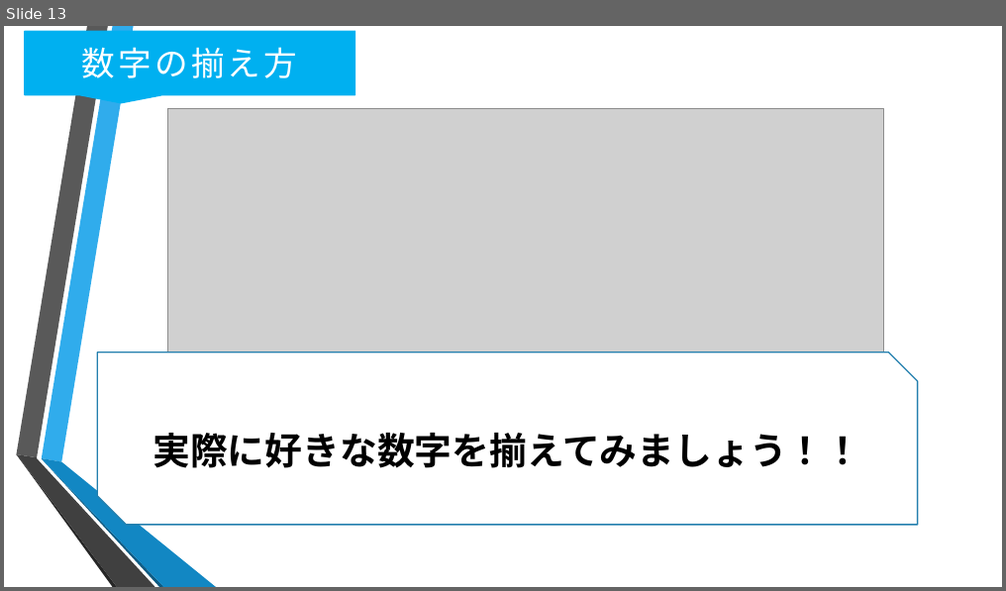
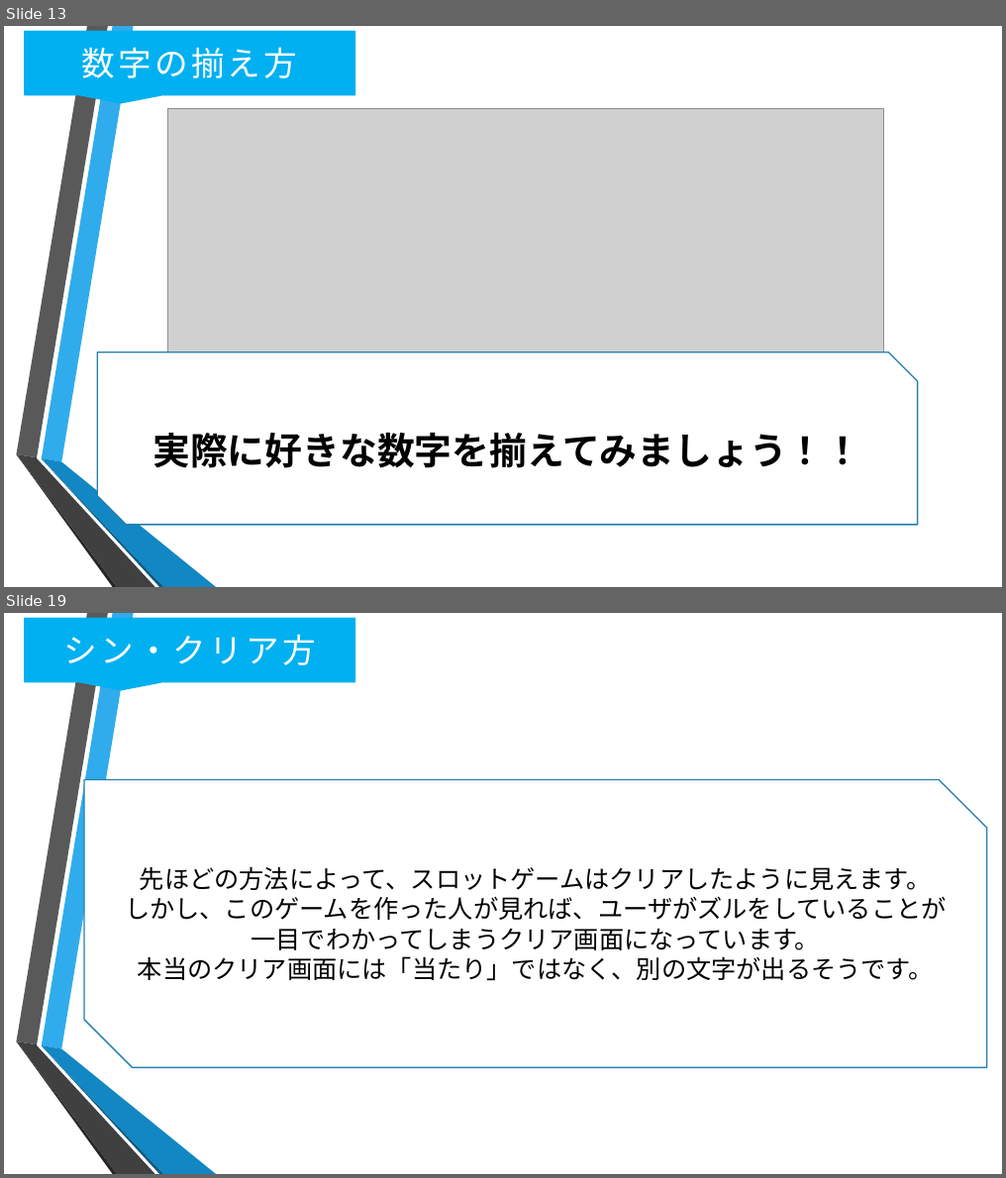
Before and after one commit to oono22/-, a slide deck: S-Learning Docment/S-Learn/狩り借り仮.pptx. Shown one above the other, each under a label of ours: slide 13 before the commit, slides 13 and 19 after it; the slides between them are not shown. The pictures are 1006x591 and 1006x1178 pixels, drawn with LibreOffice and Linux fonts; fonts in the diff are those of the drawing; grey boxes stand for pictures; background and template pictures are left out. Boxes give left, top, right and bottom in pixels: in the first picture for what was removed or moved away, otherwise in the second. Text is boxed around its words. In the diff, an @@ line names an element or a change of style, - is before the commit and + after.

```diff
--- a/S-Learning Docment/S-Learn/狩り借り仮.pptx
+++ b/S-Learning Docment/S-Learn/狩り借り仮.pptx
@@ slide 19 added at (4,613,1002,1174), background picture (left out); not listed: 6 template elements that a slide beside it also shows @@
@@ speech box added at (25,618,355,682), fill #00B0F0, outline #00B0F0 1.25 pt, 32 pt, text #FFFFFF @@
+シン・クリア方
@@ snip diag rect added at (84,780,987,1068), fill #FFFFFF, outline #247FAF 1.25 pt, 24 pt, text #000000 @@
+先ほどの方法によって、スロットゲームはクリアしたように見えます。
+しかし、このゲームを作った人が見れば、ユーザがズルをしていることが一目でわかってしまうクリア画面になっています。
+本当のクリア画面には「当たり」ではなく、別の文字が出るそうです。
```
Also in this commit, not shown: 8 slides changed, 5 other slides added.
